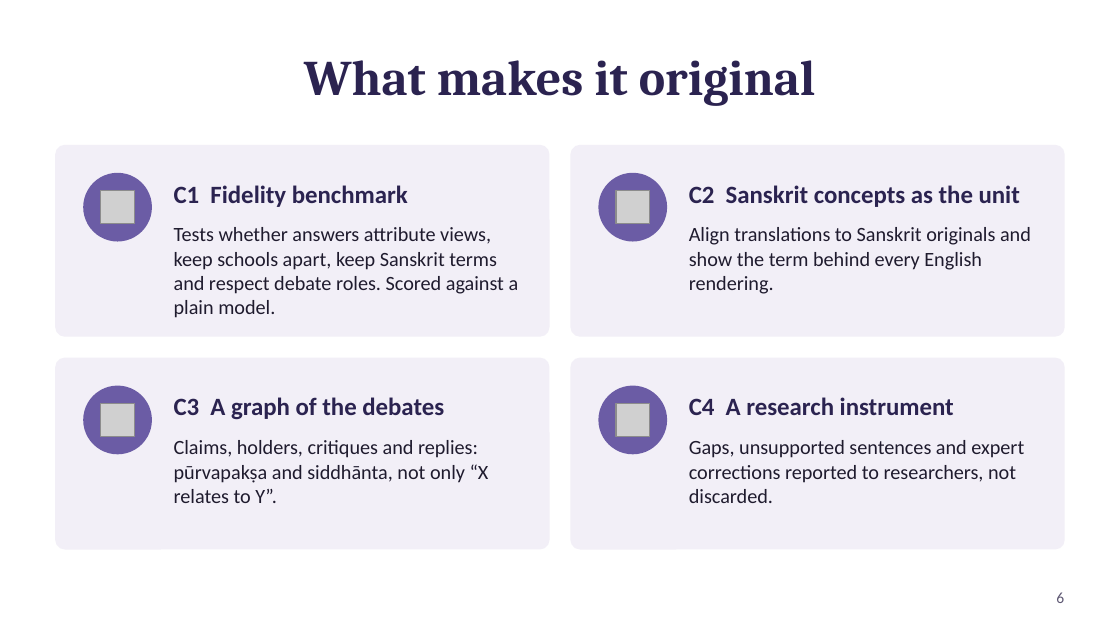
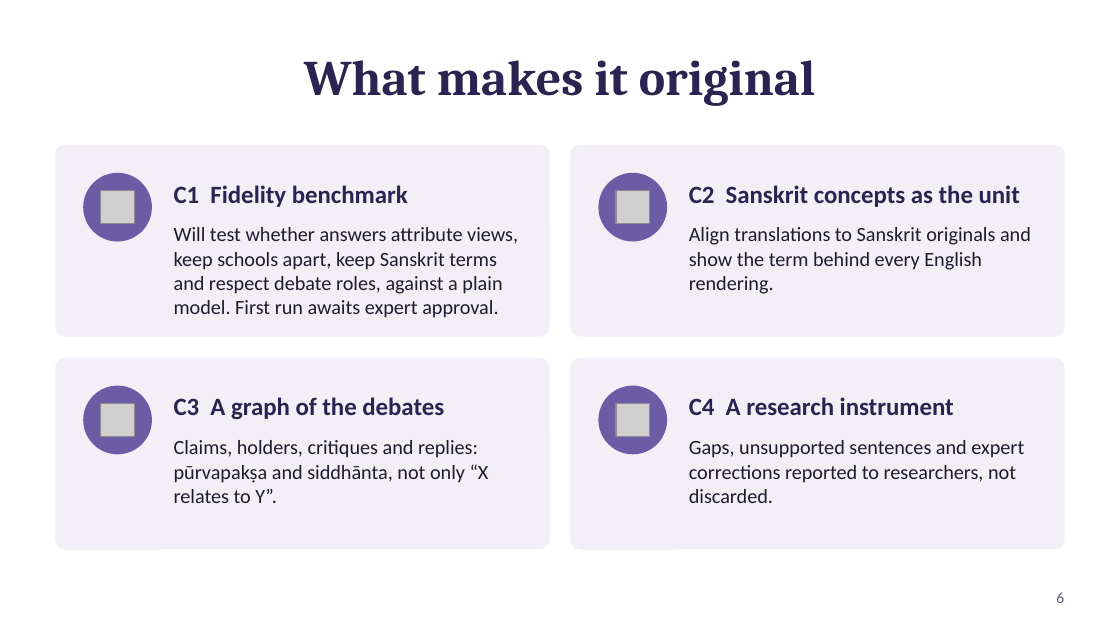
Before and after one commit to vkonda2000/indic-knowledge-graph, a slide deck: slide 6 of docs/slides/ikg-project-goals.pptx. Drawn at 1120x630 pixels with LibreOffice and Linux fonts; fonts in the diff are those of the drawing; grey boxes stand for pictures. Boxes give left, top, right and bottom in pixels: in the first picture for what was removed or moved away, otherwise in the second. Text is boxed around its words. In the diff, an @@ line names an element or a change of style, - is before the commit and + after.

```diff
--- a/docs/slides/ikg-project-goals.pptx
+++ b/docs/slides/ikg-project-goals.pptx
@@ text at (174, 227, 518, 318): text changed @@
-Tests whether answers attribute views, keep schools apart, keep Sanskrit terms and respect debate roles. Scored against a plain model.
+Will test whether answers attribute views, keep schools apart, keep Sanskrit terms and respect debate roles, against a plain model. First run awaits expert approval.
```
Also in this commit, not shown: 4 other slides changed, 1 other file.
